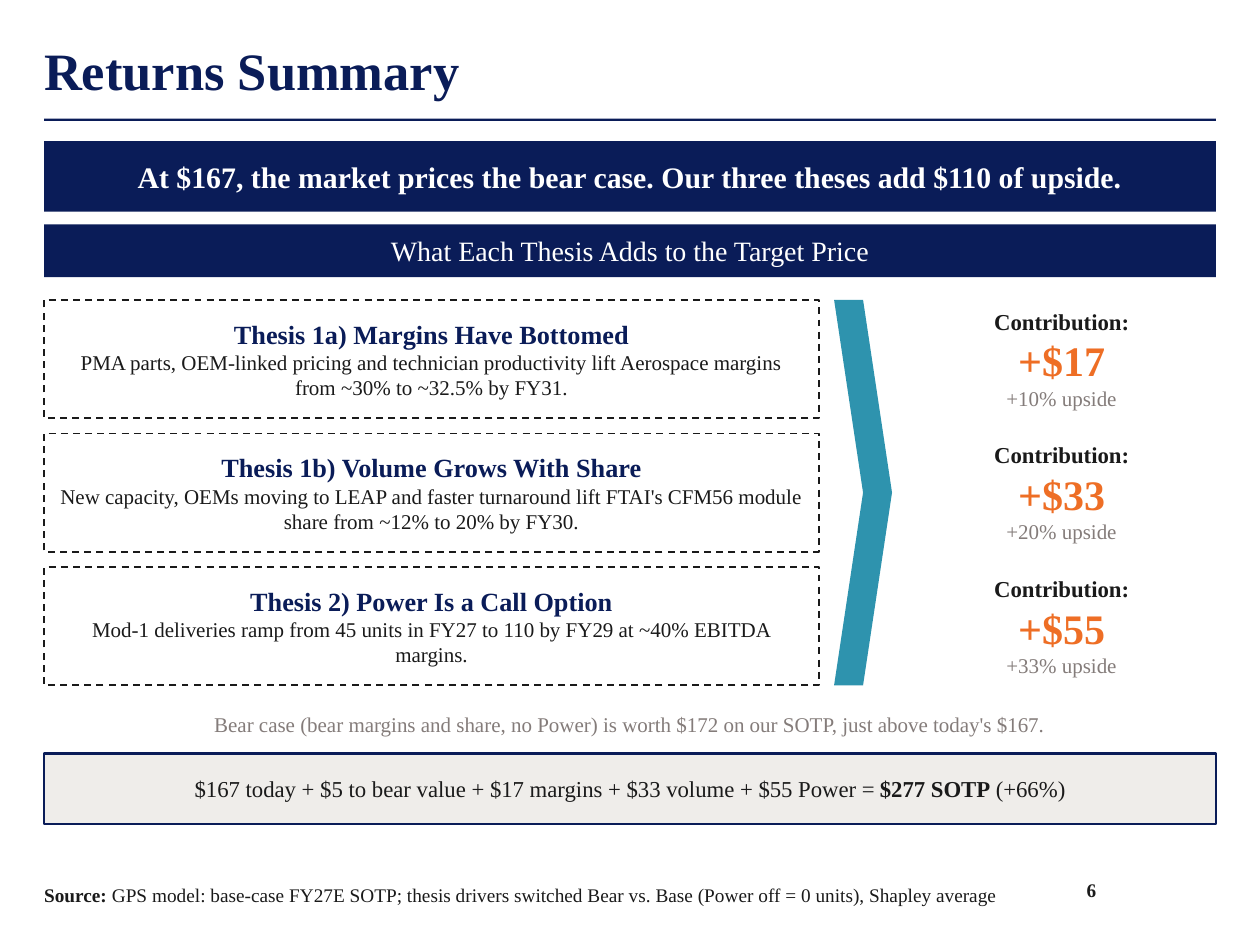
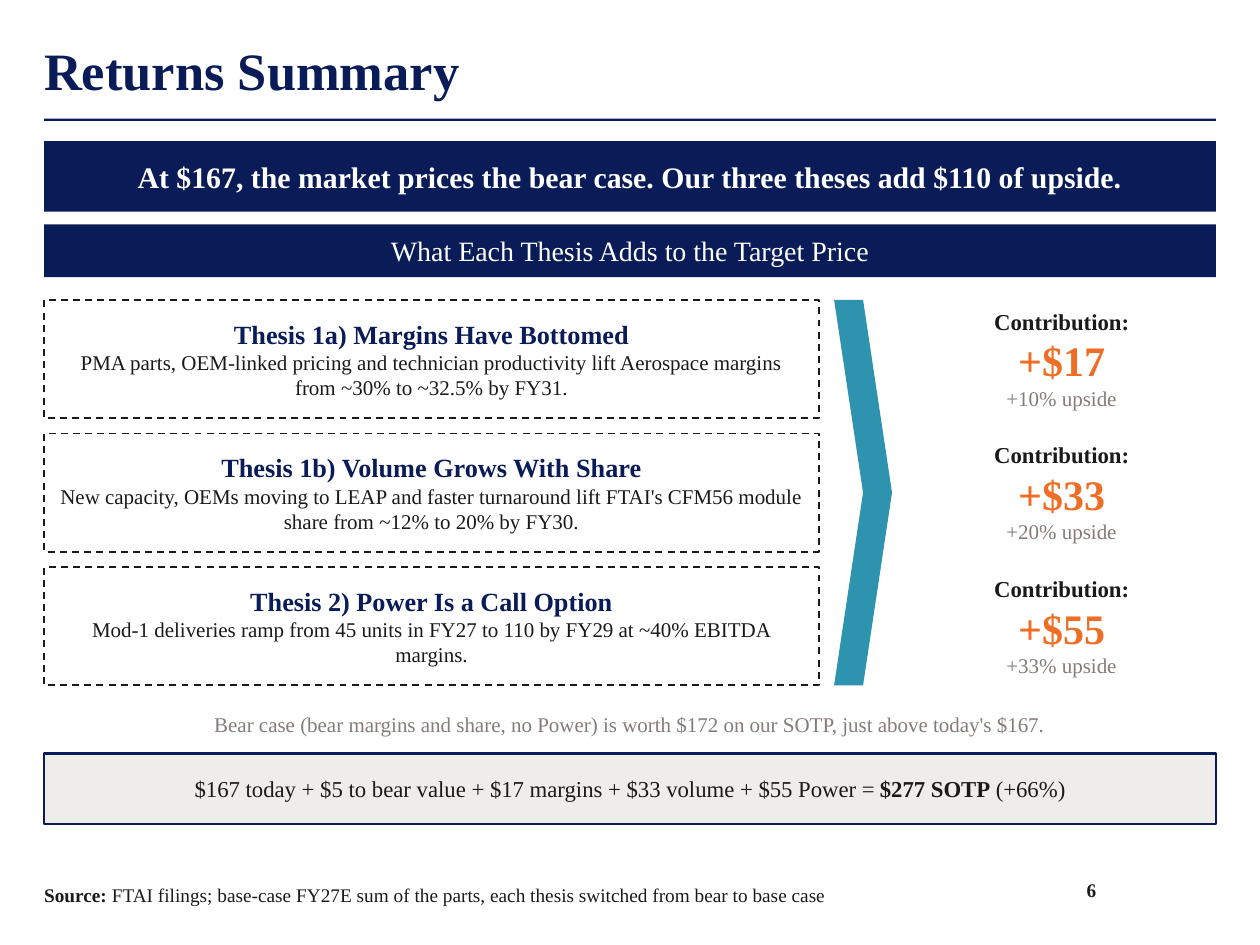
Before and after one commit to maxlsmls-dot/SPOT, a slide deck: slide 6 of deck/FTAI_Long_Pitch.pptx. Drawn at 1260x945 pixels with LibreOffice and Linux fonts; fonts in the diff are those of the drawing; background and template pictures are left out. Boxes give left, top, right and bottom in pixels: in the first picture for what was removed or moved away, otherwise in the second. Text is boxed around its words. In the diff, an @@ line names an element or a change of style, - is before the commit and + after.

```diff
--- a/deck/FTAI_Long_Pitch.pptx
+++ b/deck/FTAI_Long_Pitch.pptx
@@ text at (44,888,825,906): text changed @@
-Source: GPS model: base-case FY27E SOTP; thesis drivers switched Bear vs. Base (Power off = 0 units), Shapley average
+Source: FTAI filings; base-case FY27E sum of the parts, each thesis switched from bear to base case
```
Also in this commit, not shown: 25 other slides changed, 1 other file.
